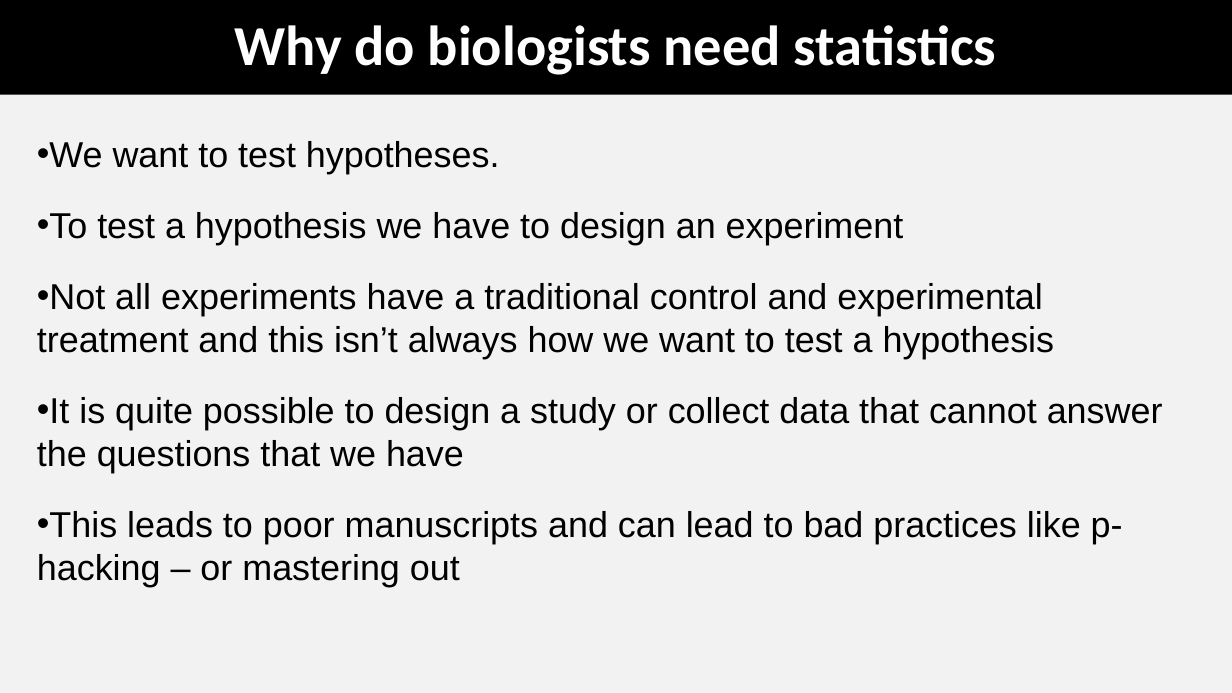
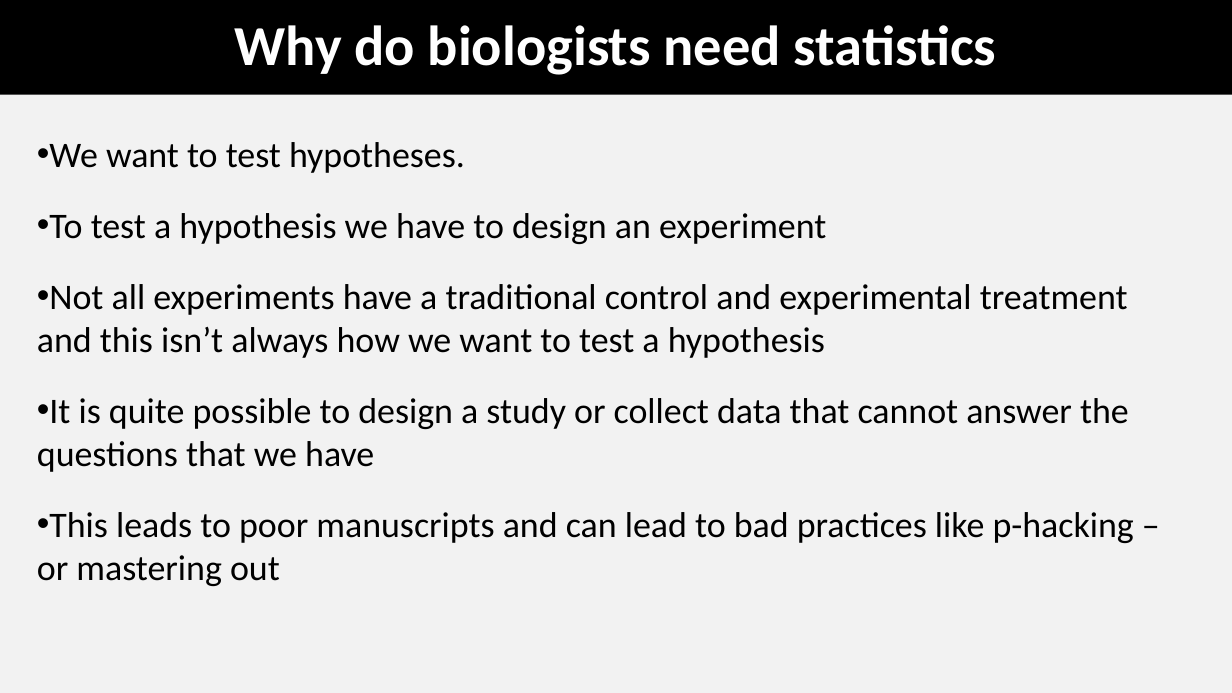
Before and after one commit to coleoguy/coleoguy.github.io, a slide deck: slide 8 of teaching/expdes/lec1.pptx. Drawn at 1232x693 pixels with LibreOffice and Linux fonts; fonts in the diff are those of the drawing. Boxes give left, top, right and bottom in pixels: in the first picture for what was removed or moved away, otherwise in the second. Text is boxed around its words. In the diff, an @@ line names an element or a change of style, - is before the commit and + after.

```diff
--- a/teaching/expdes/lec1.pptx
+++ b/teaching/expdes/lec1.pptx
@@ text "We want to test hypotheses." at <box>37,142,1134,586</box>: font Arial to Calibri @@
```
Also in this commit, not shown: 5 other slides changed, 7 other files.
